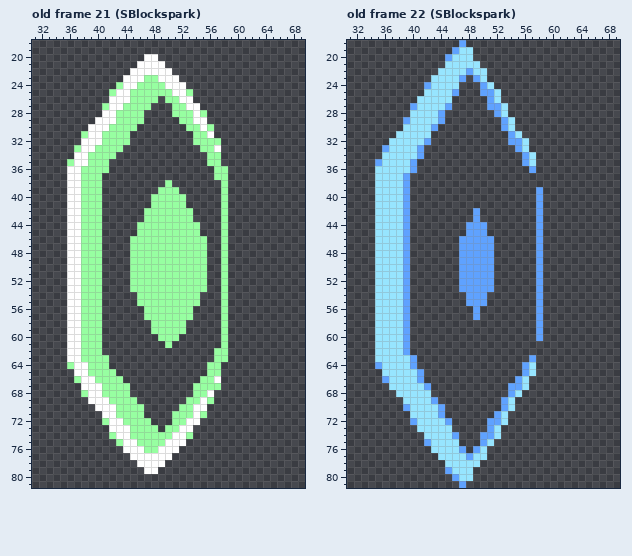
One commit to this pixel-art file: Assets/Effects/Hitsparks/AsepriteFiles/Blocksparks.aseprite. Above: the version before the commit.
100x100 pixels, 33 frames. Shown: old frame 21 (SBlockspark): x 31..69, y 18..81; old frame 22 (SBlockspark): x 31..69, y 18..81. The commit also changed other frames, which this record leaves out.
Now the later version:
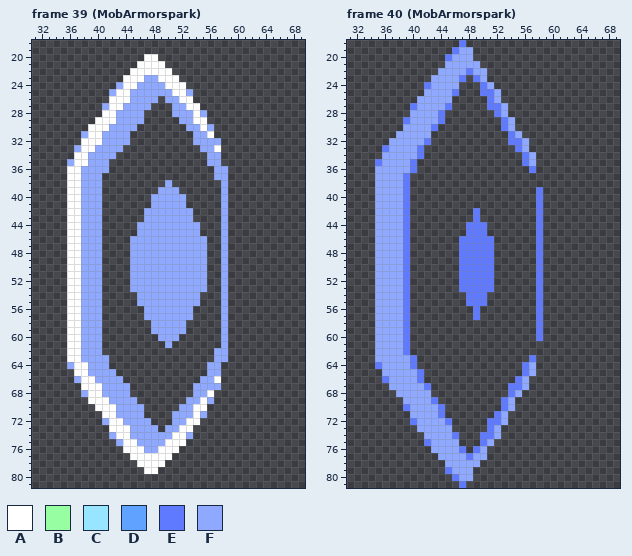
Palette (. is transparent): A #ffffff  B #97ffa1  C #97e5ff  D #5fa2ff  E #5f7aff  F #8ea9ff
A new or re-ordered frame is compared with the old frame closest to it.
The edit:
frames 33 -> 44
Changed rows in their new state; - is an unchanged pixel.
Frame 39 (MobArmorspark) is new; against old frame 21 (SBlockspark), layer "Sprite":
first column x 36:
23 -----------FF----------
24 -------F--FFFF---------
25 ------F--FFFFFF--F-----
26 ---------FFFF-FF-------
27 -----F--FFFF---FF------
28 -------FFFF----FFF-F---
29 -------FFFF-----FF-----
30 ------FFFF-------FF-F--
31 --F--FFFF---------FF---
32 -----FFFF---------FFFF-
33 -F--FFFF-----------FF--
34 ---FFFF-------------FF-
35 F--FFF--------------FF-
36 --FFFF---------------FF
37 --FFF----------------FF
38 --FFF---------F-------F
39 --FFF--------FFF------F
40 --FFF-------FFFFF-----F
41 --FFF-------FFFFF-----F
42 --FFF------FFFFFFF----F
43 --FFF------FFFFFFF----F
44 --FFF-----FFFFFFFFF---F
45 --FFF-----FFFFFFFFF---F
46 --FFF----FFFFFFFFFFF--F
47 --FFF----FFFFFFFFFFF--F
48 --FFF----FFFFFFFFFFF--F
49 --FFF----FFFFFFFFFFF--F
50 --FFF----FFFFFFFFFFF--F
51 --FFF----FFFFFFFFFFF--F
52 --FFF----FFFFFFFFFFF--F
53 --FFF----FFFFFFFFFFF--F
54 --FFF-----FFFFFFFFF---F
55 --FFF-----FFFFFFFFF---F
56 --FFF------FFFFFFF----F
57 --FFF------FFFFFFF----F
58 --FFF-------FFFFF-----F
59 --FFF-------FFFFF-----F
60 --FFF--------FFF------F
61 --FFF---------F-------F
62 --FFF----------------FF
63 --FFFF---------------FF
64 F--FFF--------------FF-
65 ---FFFF-------------FF-
66 -F--FFFF-----------FF--
67 -----FFFF---------FFFF-
68 --F--FFFF---------FF---
69 ------FFFF-------FF-F--
70 -------FFFF-----FF-----
71 -------FFFF----FFF-F---
72 -----F--FFFF---FF------
73 ---------FFFF-FF-------
74 ------F--FFFFFF--F-----
75 -------F--FFFF---------
76 -----------FF----------
Frame 40 (MobArmorspark) is new; against old frame 22 (SBlockspark), layer "Sprite":
first column x 35:
18 ------------E-----------
19 -----------EFF----------
20 ----------EFFF----------
21 ----------FFFFF---------
22 ---------FFFFEFF--------
23 --------FFFFE-EF--------
24 -------EFFFF---EF-------
25 -------FFFFE---EEF------
26 ------FFFFF-----EF------
27 -----EFFFFE-----EEF-----
28 -----FFFFE-------EF-----
29 ----EFFFFE--------EF----
30 ----FFFFE---------EF----
31 ---FFFFF-----------EF---
32 --FFFFFE-----------EEF--
33 -EFFFFE-------------EF--
34 -FFFFFE--------------EF-
35 EFFFFE---------------EF-
36 FFFFFE----------------E-
37 FFFFE-------------------
38 FFFFE-------------------
39 FFFFE------------------E
40 FFFFE------------------E
41 FFFFE------------------E
42 FFFFE---------E--------E
43 FFFFE---------E--------E
44 FFFFE--------EEE-------E
45 FFFFE--------EEE-------E
46 FFFFE-------EEEEE------E
47 FFFFE-------EEEEE------E
48 FFFFE-------EEEEE------E
49 FFFFE-------EEEEE------E
50 FFFFE-------EEEEE------E
51 FFFFE-------EEEEE------E
52 FFFFE-------EEEEE------E
53 FFFFE-------EEEEE------E
54 FFFFE--------EEE-------E
55 FFFFE--------EEE-------E
56 FFFFE---------E--------E
57 FFFFE---------E--------E
58 FFFFE------------------E
59 FFFFE------------------E
60 FFFFE------------------E
61 FFFFE-------------------
62 FFFFE-------------------
63 FFFFFE----------------E-
64 EFFFFE---------------EF-
65 -FFFFFE--------------EF-
66 -EFFFFE-------------EF--
67 --FFFFFE-----------EEF--
68 ---FFFFF-----------EF---
69 ----FFFFE---------EF----
70 ----EFFFFE--------EF----
71 -----FFFFE-------EF-----
72 -----EFFFFE-----EEF-----
73 ------FFFFF-----EF------
74 -------FFFFE---EEF------
75 -------EFFFF---EF-------
76 --------FFFFE-EF--------
77 ---------FFFFEFF--------
78 ----------FFFFF---------
79 ----------EFFF----------
80 -----------EFF----------
81 ------------E-----------
